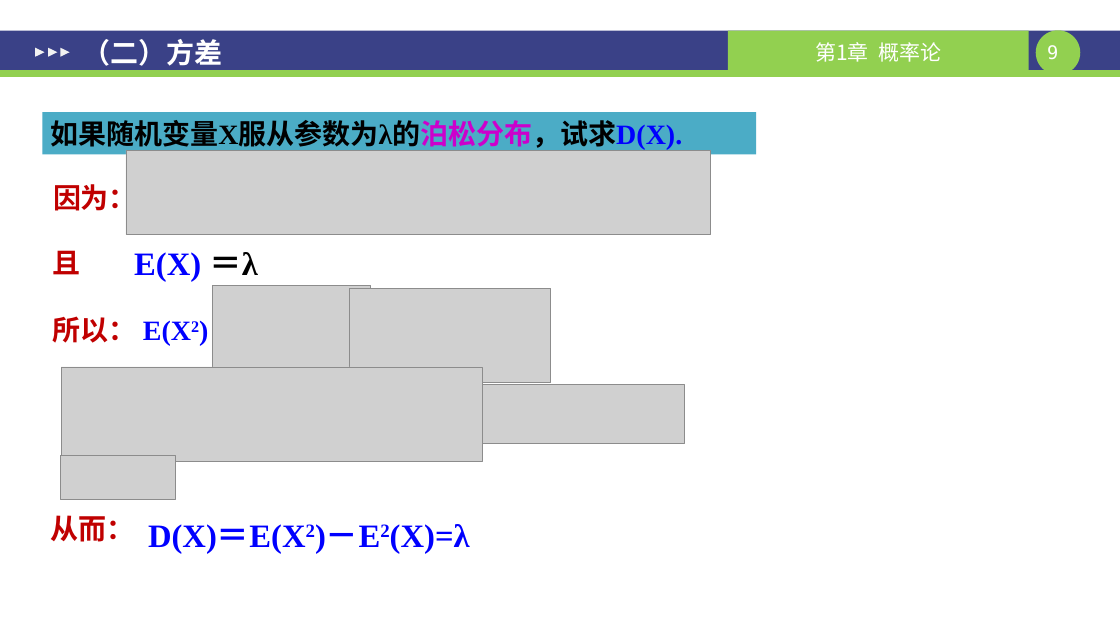
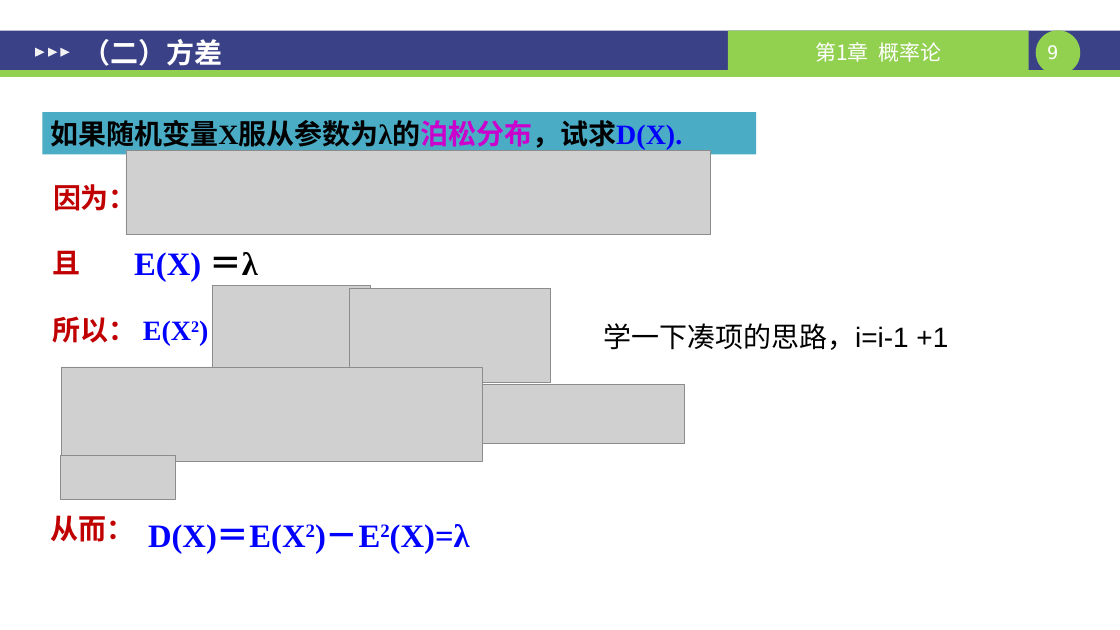
Before and after one commit to sangzige/course_resource, a slide deck: slide 9 of 随机过程/ch03-随机变量的数字特征.pptx. Drawn at 1120x630 pixels with LibreOffice and Linux fonts; fonts in the diff are those of the drawing; grey boxes stand for pictures. Boxes give left, top, right and bottom in pixels: in the first picture for what was removed or moved away, otherwise in the second. Text is boxed around its words. In the diff, an @@ line names an element or a change of style, - is before the commit and + after.

```diff
--- a/随机过程/ch03-随机变量的数字特征.pptx
+++ b/随机过程/ch03-随机变量的数字特征.pptx
@@ text added at [603,323,948,350], 24 pt, text #000000 @@
+学一下凑项的思路，i=i-1 +1
```
Also in this commit, not shown: 26 other files.
